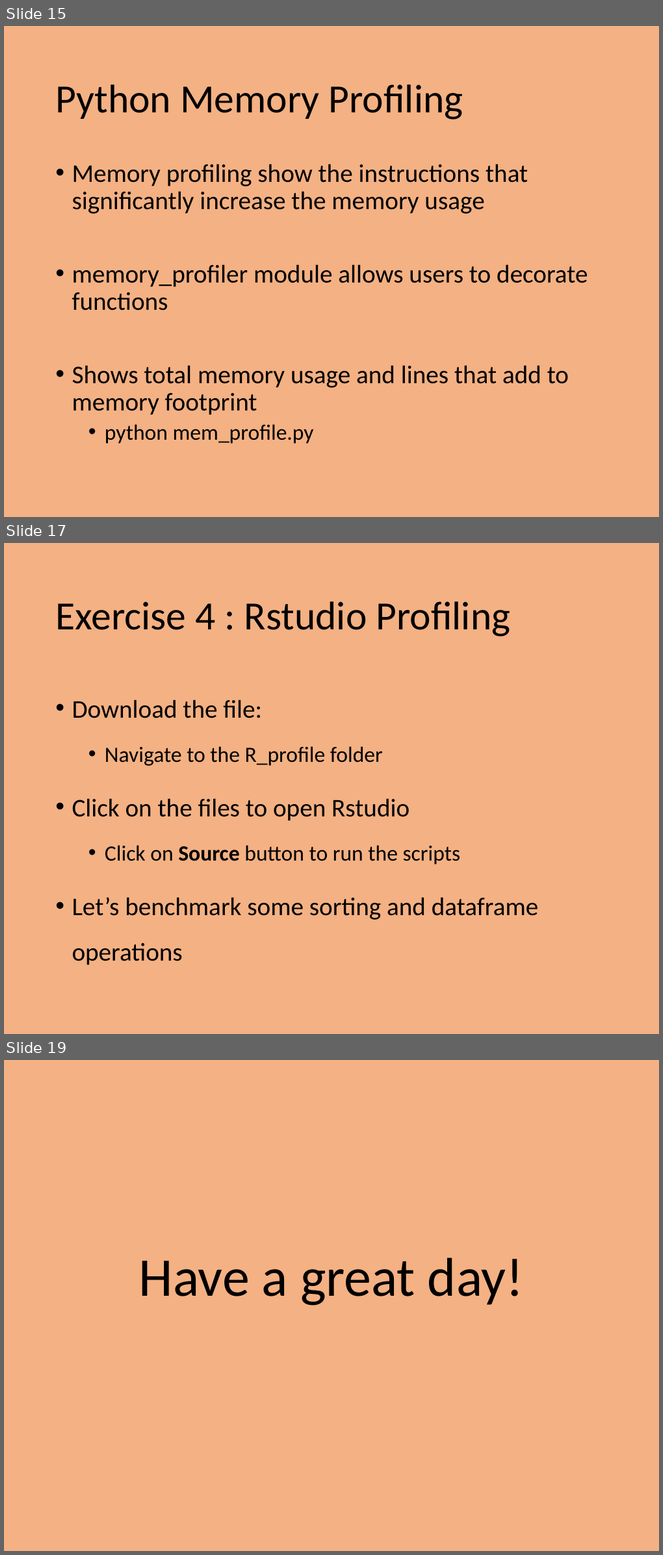
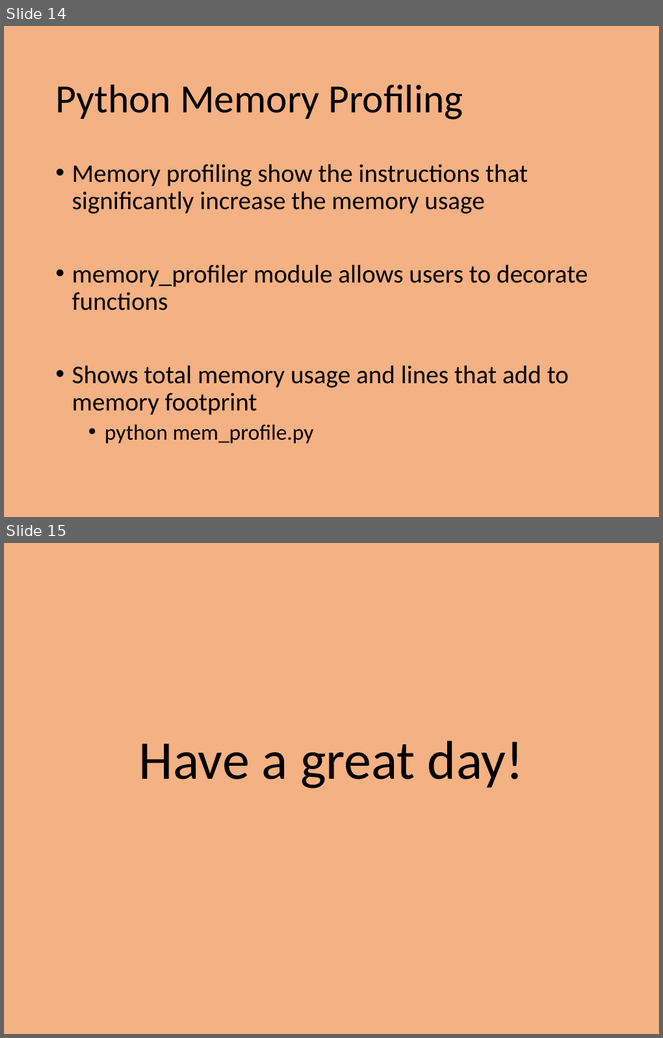
Before and after one commit to PrincetonUniversity/intro_debugging, a slide deck: 01_overview/Introduction_To_Debugging.pptx. Shown one above the other, each under a label of ours: slides 15, 17 and 19 before the commit, slides 14 and 15 after it; the slides between them are not shown. The pictures are 663x1555 and 663x1038 pixels, drawn with LibreOffice and Linux fonts; fonts in the diff are those of the drawing. Boxes give left, top, right and bottom in pixels: in the first picture for what was removed or moved away, otherwise in the second. Text is boxed around its words. In the diff, an @@ line names an element or a change of style, - is before the commit and + after.

```diff
--- a/01_overview/Introduction_To_Debugging.pptx
+++ b/01_overview/Introduction_To_Debugging.pptx
@@ slide 17 removed at (x1=4, y1=543, x2=659, y2=1034), background #F4B183 @@
@@ title removed at (x1=55, y1=601, x2=510, y2=637) @@
-Exercise 4 : Rstudio Profiling
@@ text removed at (x1=72, y1=700, x2=538, y2=965) @@
-• Download the file:
-  • Navigate to the R_profile folder
-• Click on the files to open Rstudio
-  • Click on Source button to run the scripts
-• Let’s benchmark some sorting and dataframe operations
@@ what was slide 15 is now slide 14 @@
@@ what was slide 19 is now slide 15 @@
```
Also in this commit, not shown: 3 slides changed, 3 other slides removed.
